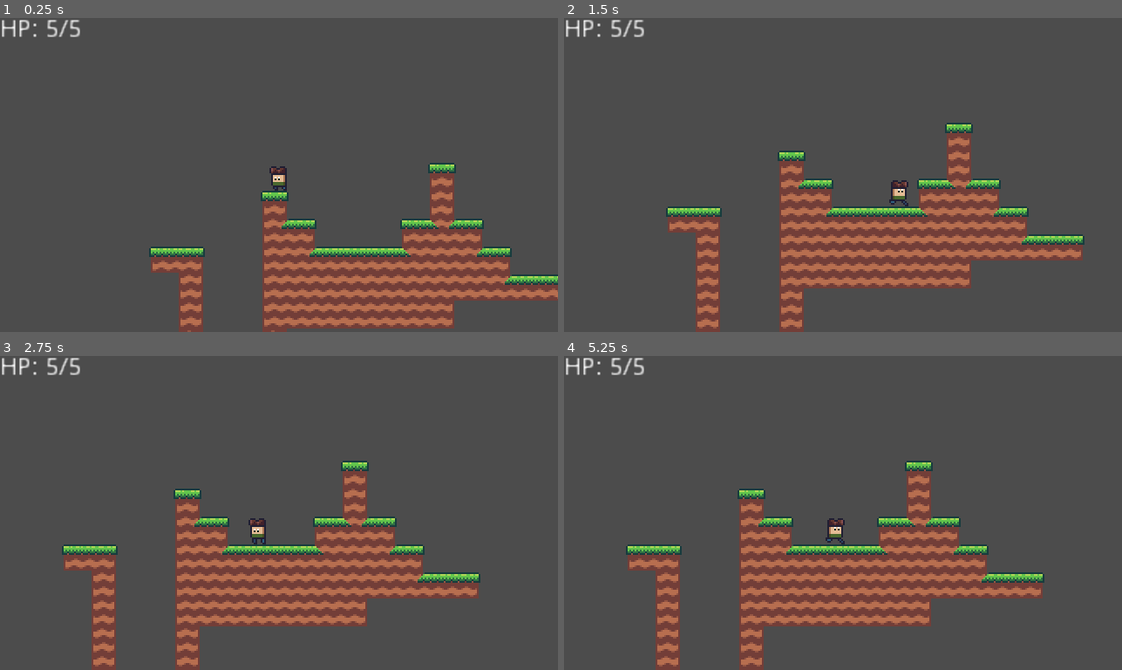
Above: before the commit, frames 1-4 (two rows, left to right).
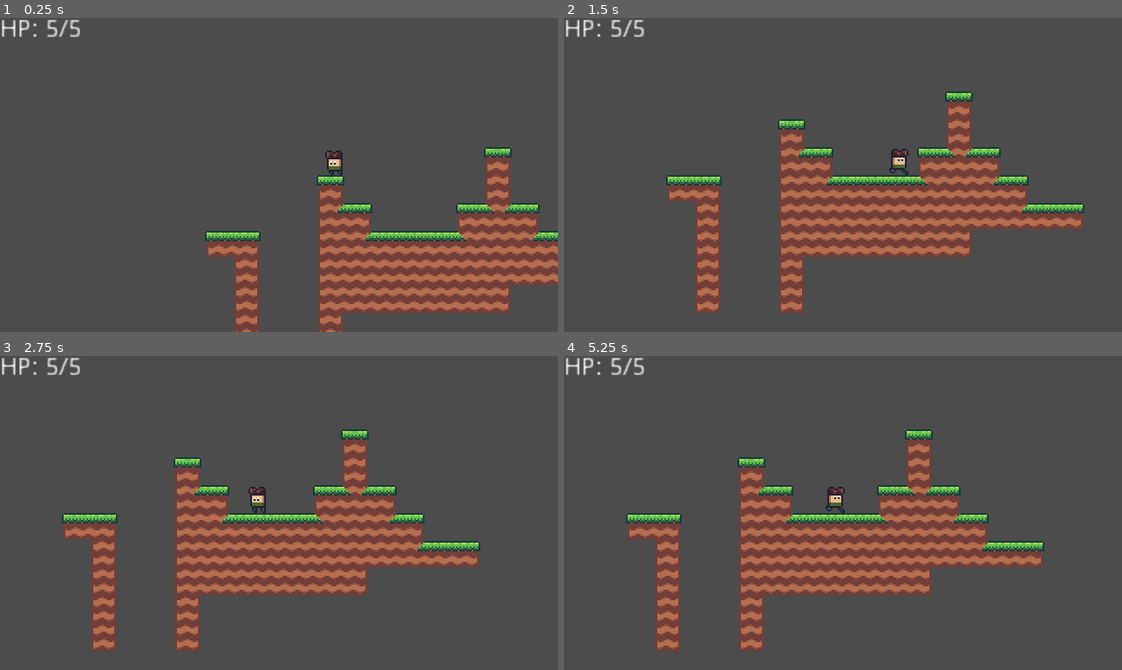
Above: after the commit, the same moments.

Repository: jasonrobwebster/Cave
Game: Godot game, scene res://scenes/debug.tscn
The game is run twice, just before and just after one commit, with the same random seed, the same clock (stepped at 60 frames per second) and the same inputs.
Inputs:
- Up to frame 1 (0.25 s): no input
- Up to frame 2 (1.5 s): hold Right (ui_right) from 0.53 s (still down); tap Space (jump) at 0.77 s
- Up to frame 3 (2.75 s): tap Space (jump) at 1.52 s; release Right (ui_right) at 2.03 s; hold Left (ui_left) from 2.03 s (still down)
- Up to frame 4 (5.25 s): release Left (ui_left) at 2.78 s; hold Right (ui_right) 2.78-4.28 s; tap Space (jump) at 3.02, 3.77, 4.52 s; hold Left (ui_left) 4.28-5.03 s; hold Right (ui_right) from 5.03 s (still down)

The runs differ from the first frame. In frame 1, 20% of the frame differs, in the area x 26-100%, y 41-100%; in frame 2, 20%; in frame 3, 20%; in frame 4, 20%.

Commit message:
Update debug.tscn

Diff:
--- a/scenes/debug.tscn
+++ b/scenes/debug.tscn
@@ -1,10 +1,11 @@
-[gd_scene load_steps=6 format=2]
+[gd_scene load_steps=7 format=2]
 
 [ext_resource path="res://player/Player.tscn" type="PackedScene" id=1]
 [ext_resource path="res://tiles/grasstiles/GrassTileMap.tscn" type="PackedScene" id=2]
 [ext_resource path="res://tiles/crystal/CrystalTimeMap.tscn" type="PackedScene" id=3]
 [ext_resource path="res://ui/PauseMenu.tscn" type="PackedScene" id=4]
 [ext_resource path="res://ui/PlayerUI.tscn" type="PackedScene" id=5]
+[ext_resource path="res://camera/Camera2D.tscn" type="PackedScene" id=6]
 
 [node name="debug" type="Node2D"]
 
@@ -26,8 +27,5 @@
 
 [node name="CrystalTimeMap" parent="." instance=ExtResource( 3 )]
 
-[node name="Camera2D" type="Camera2D" parent="."]
-position = Vector2( 74.6078, 71.0362 )
-current = true
-drag_margin_h_enabled = true
-drag_margin_v_enabled = true
+[node name="CameraPivot" parent="." instance=ExtResource( 6 )]
+player_path = NodePath("../Player")
